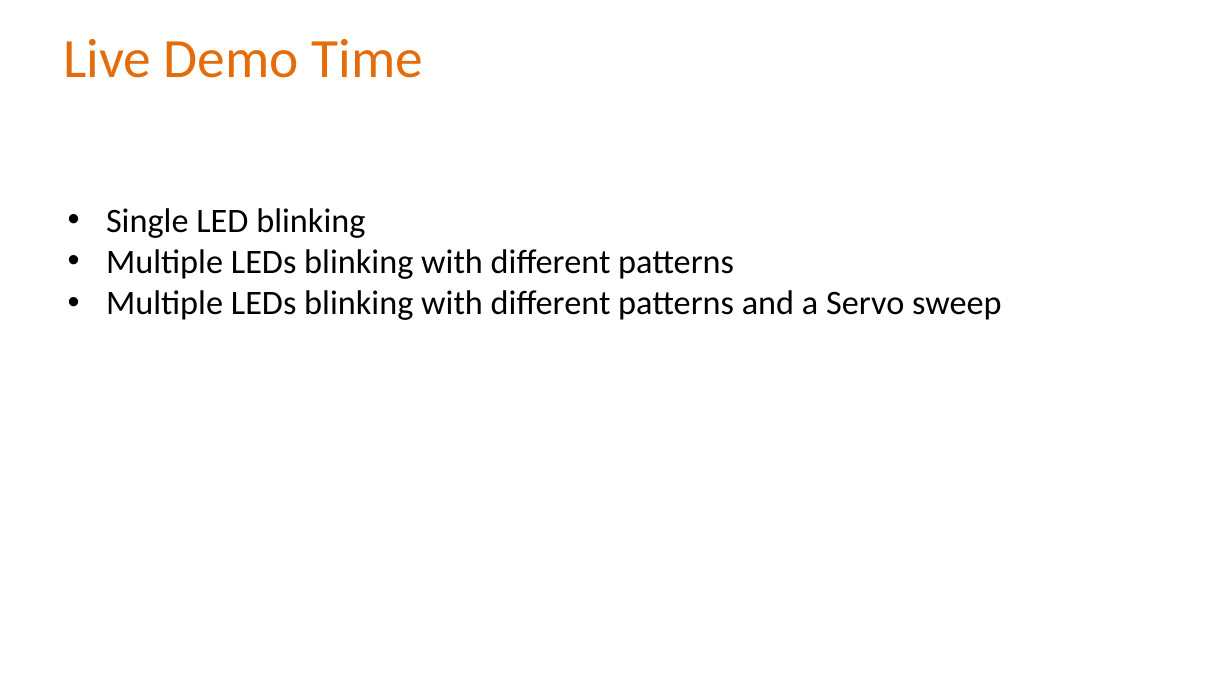
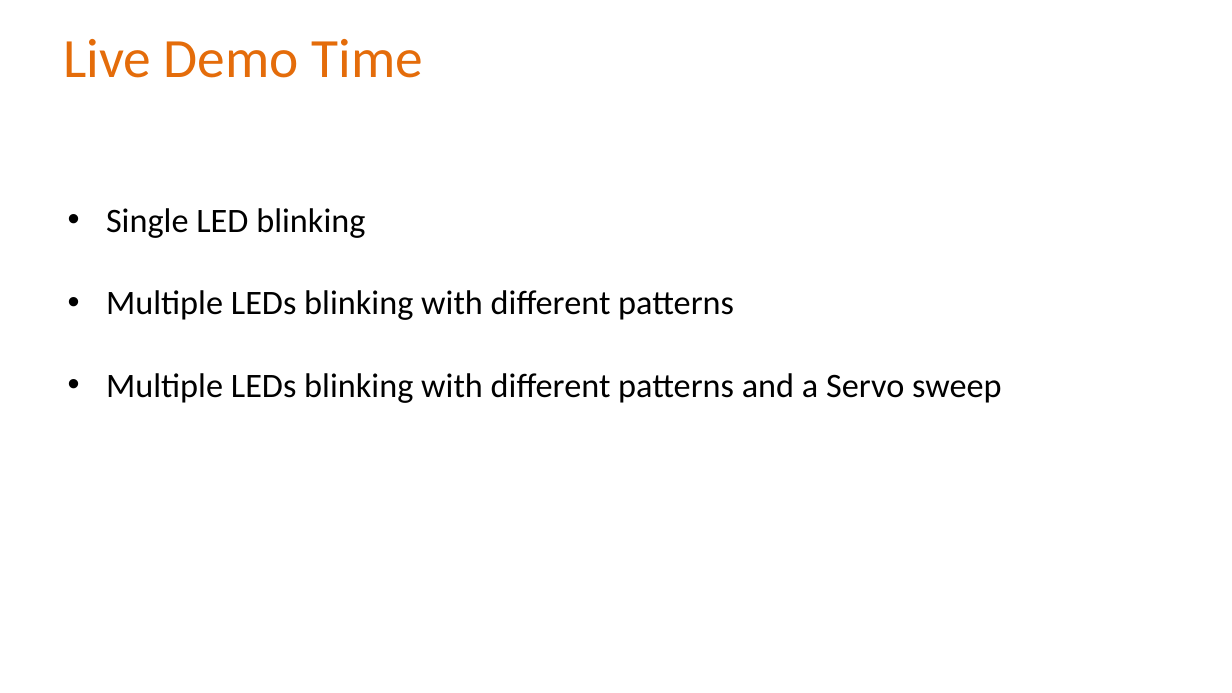
Before and after one commit to Alan-Lomax/MERG-SIG-Presentations, a slide deck: slide 24 of Introduction to Class Programming Part 2.pptx (slide 21 before the commit). Drawn at 1232x693 pixels with LibreOffice and Linux fonts; fonts in the diff are those of the drawing; background and template pictures are left out. Boxes give left, top, right and bottom in pixels: in the first picture for what was removed or moved away, otherwise in the second. Text is boxed around its words. In the diff, an @@ line names an element or a change of style, - is before the commit and + after.

```diff
--- a/Introduction to Class Programming Part 2.pptx
+++ b/Introduction to Class Programming Part 2.pptx
@@ text "Single LED blinking" rewrapped from [106, 208, 1002, 320] to [106, 208, 1002, 403] @@
```
Also in this commit, not shown: 12 other slides changed, 3 slides added, 1 other file.
